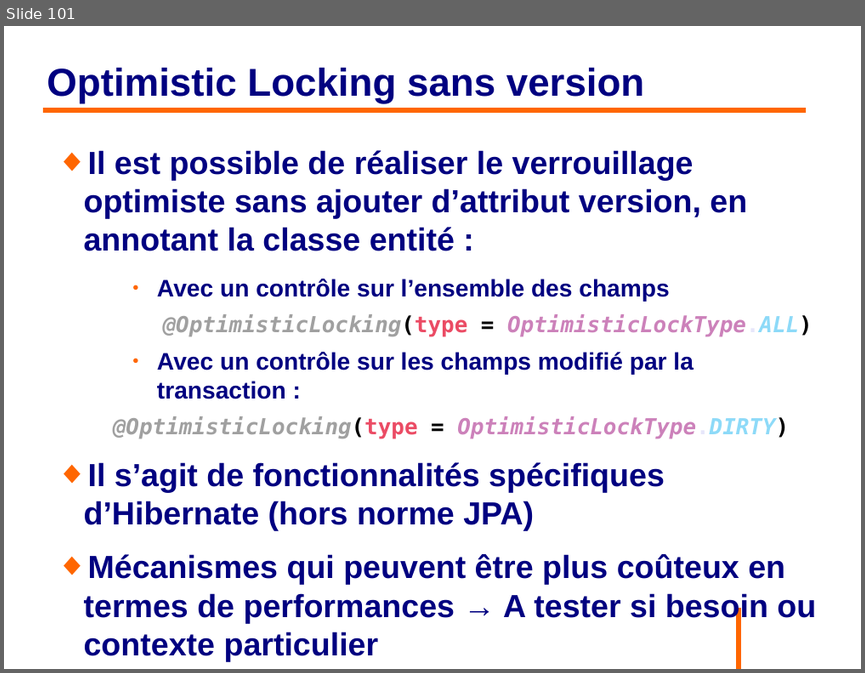
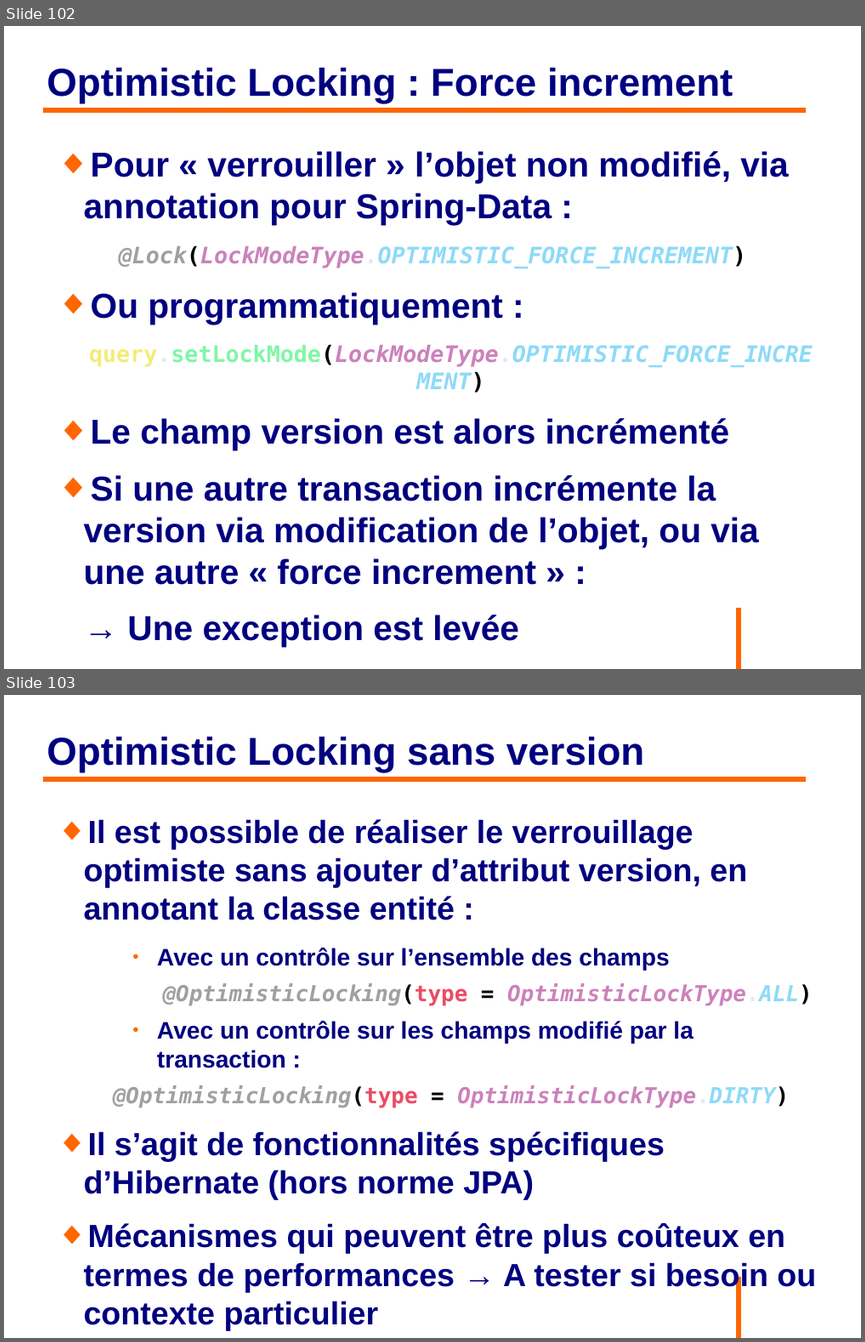
Before and after one commit to philphils/formation-hibernate-avancee, a slide deck: Documentation/diapo_formation_hibernate_avancee.odp. Shown one above the other, each under a label of ours: slide 101 before the commit, slides 102 and 103 after it. The pictures are 865x673 and 865x1342 pixels, drawn with LibreOffice and Linux fonts; fonts in the diff are those of the drawing; background and template pictures are left out. Boxes give left, top, right and bottom in pixels: in the first picture for what was removed or moved away, otherwise in the second. Text is boxed around its words. In the diff, an @@ line names an element or a change of style, - is before the commit and + after.

Commit message:
Relecture diapo partie Optimistic locking

```diff
--- a/Documentation/diapo_formation_hibernate_avancee.odp
+++ b/Documentation/diapo_formation_hibernate_avancee.odp
@@ slide 102 added at [4,26,861,669], background #FFFFFF; not listed: 1 template element that a slide beside it also shows @@
@@ title added at [46,68,732,104], 36 pt, text #000080, bold @@
+Optimistic Locking : Force increment
@@ line added from (43, 110) to (806, 110), #FF6600 4.54 pt @@
@@ text added at [84,151,812,584], 32 pt, text #000080, bold @@
+◆ Pour « verrouiller » l’objet non modifié, via annotation pour Spring-Data :
+@Lock(LockModeType.OPTIMISTIC_FORCE_INCREMENT)
+◆ Ou programmatiquement :
+query.setLockMode(LockModeType.OPTIMISTIC_FORCE_INCREMENT)
+◆ Le champ version est alors incrémenté
+◆ Si une autre transaction incrémente la version via modification de l’objet, ou via une autre « force increment » :
+→ Une exception est levée
@@ what was slide 101 is now slide 103 @@
```
Also in this commit, not shown: 8 slides changed, 2 other slides added, 1 slide removed.
